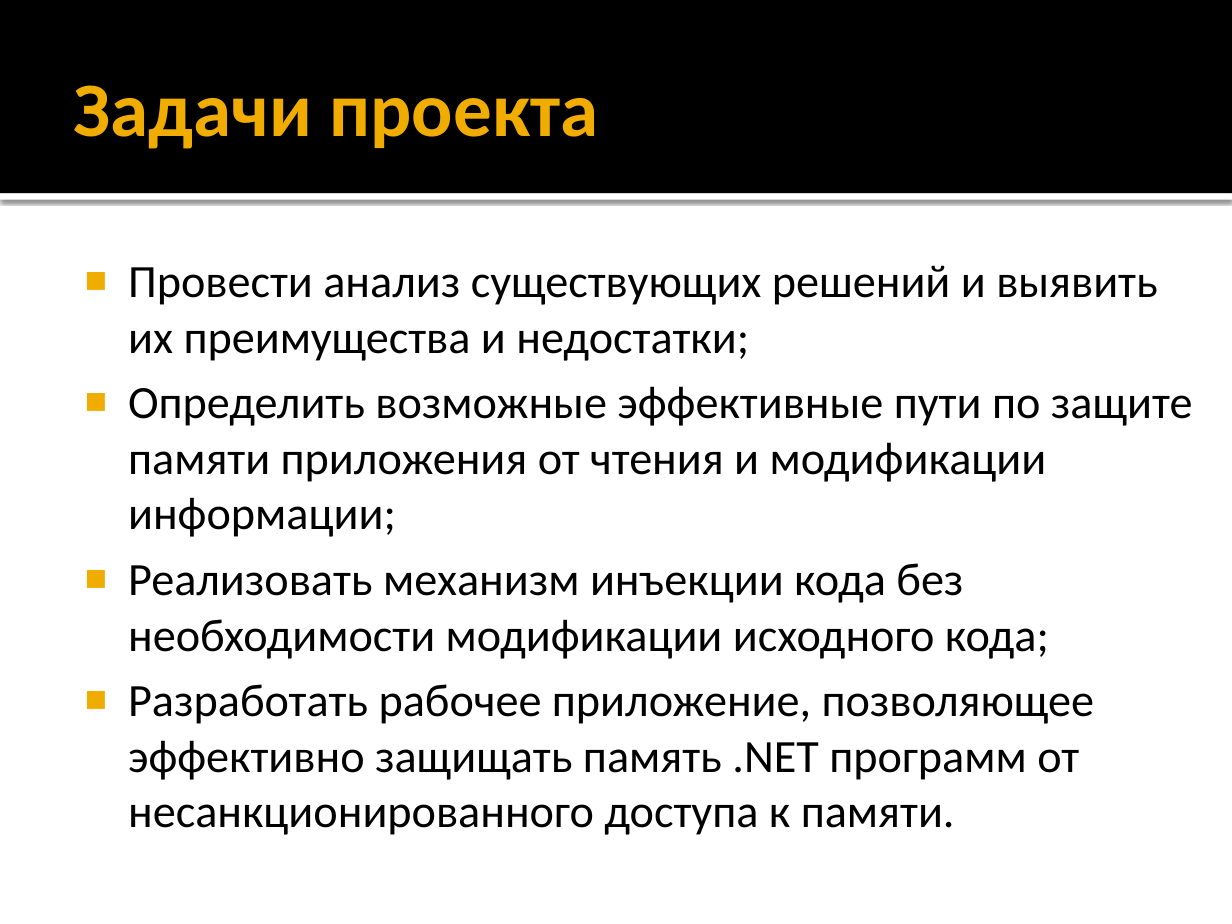
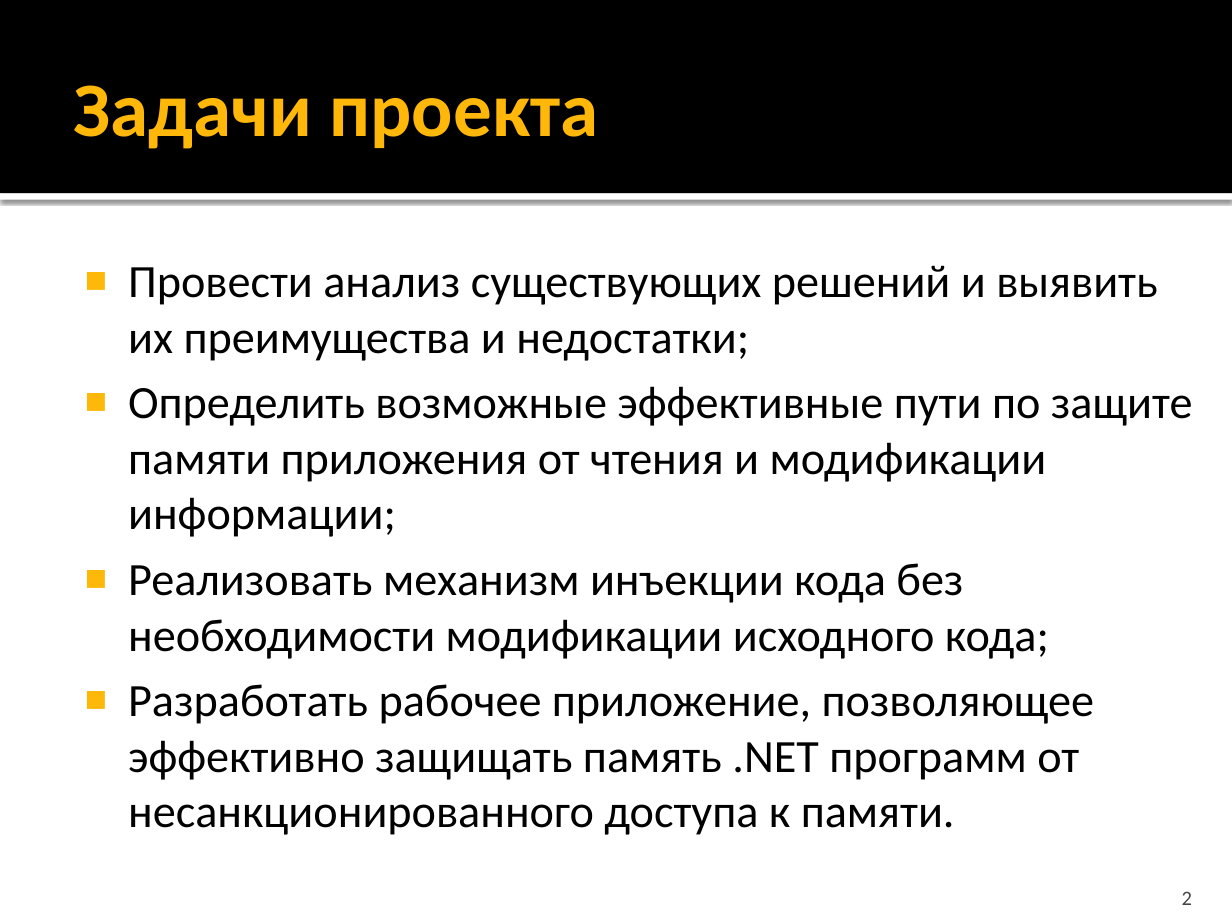
Before and after one commit to bestserg/MonoInjections, a slide deck: slide 2 of Presentation/Дипломный проект.pptx (slide 4 before the commit). Drawn at 1232x924 pixels with LibreOffice and Linux fonts; fonts in the diff are those of the drawing. Boxes give left, top, right and bottom in pixels: in the first picture for what was removed or moved away, otherwise in the second. Text is boxed around its words. In the diff, an @@ line names an element or a change of style, - is before the commit and + after.

```diff
--- a/Presentation/Дипломный проект.pptx
+++ b/Presentation/Дипломный проект.pptx
@@ title "Задачи проекта" at (74,85,599,149): text colour #F0AD00 to #FFB809 @@
@@ page number added at (1182,891,1192,905), 12 pt, text #454545 @@
+2
```
Also in this commit, not shown: 10 other slides changed, 3 slides added, 4 slides removed, 5 other files.
